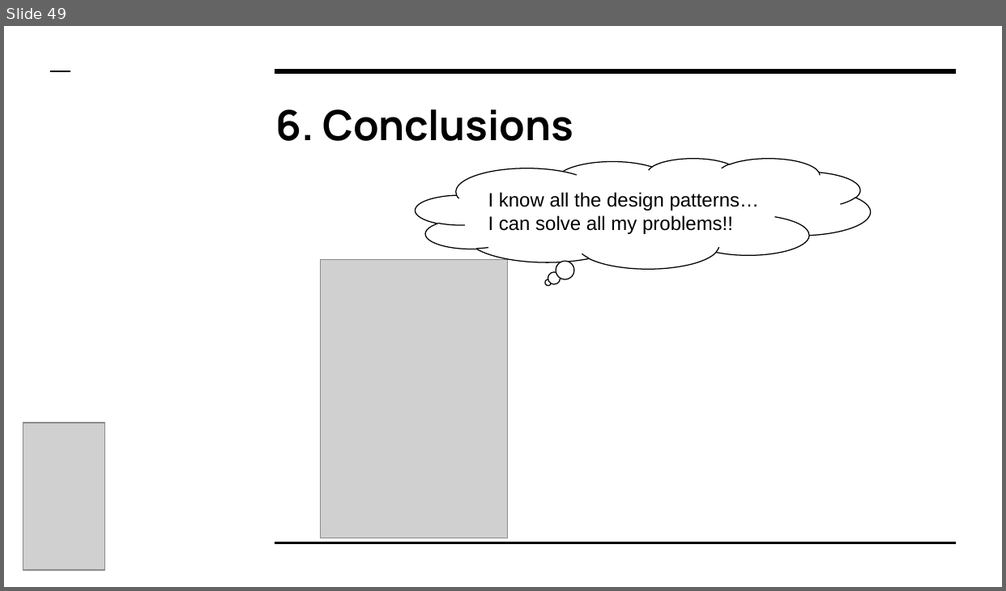
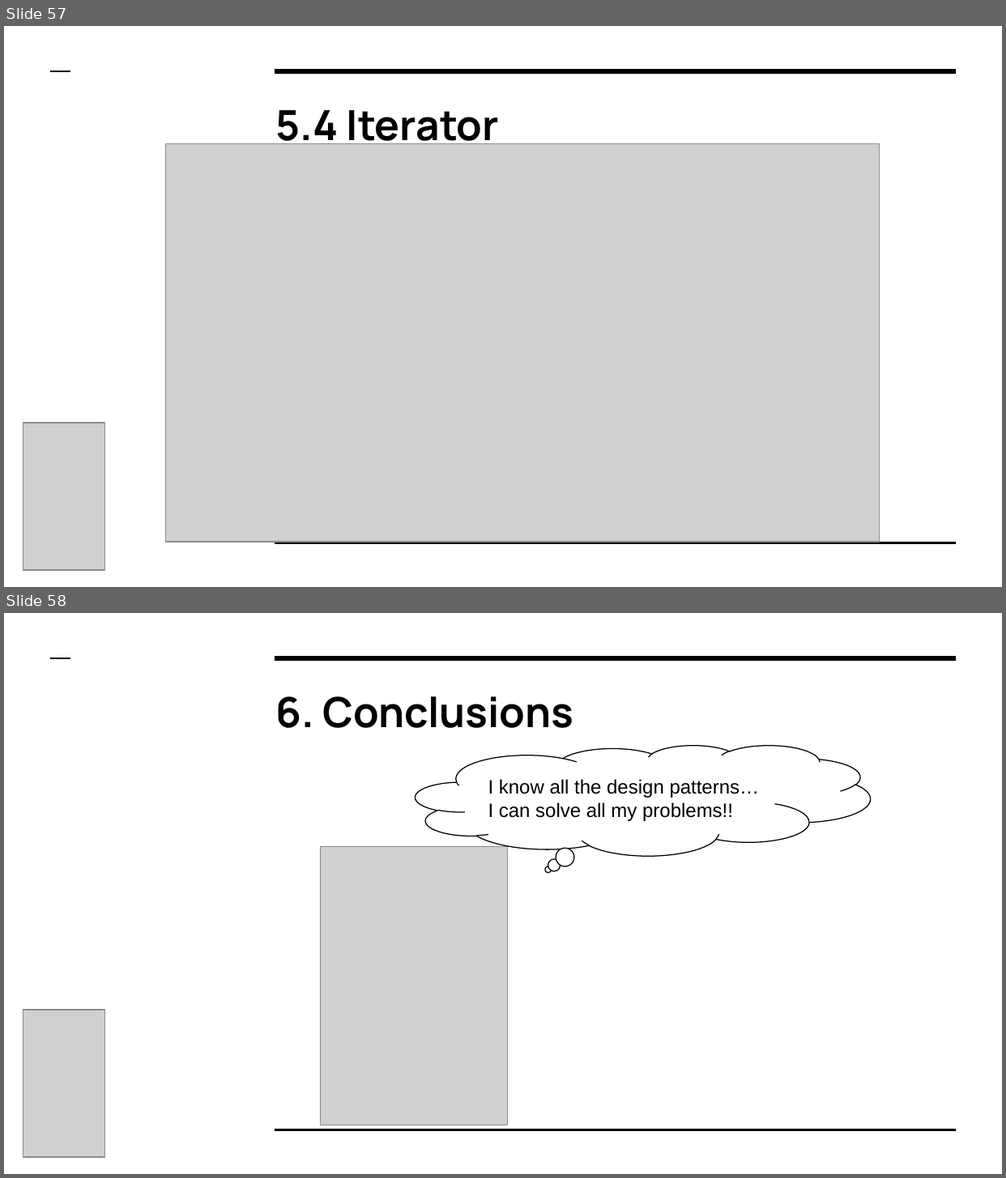
Before and after one commit to miguelbravo7/Exposicion_DP, a slide deck: Presentacion.pptx. Shown one above the other, each under a label of ours: slide 49 before the commit, slides 57 and 58 after it. The pictures are 1006x591 and 1006x1178 pixels, drawn with LibreOffice and Linux fonts; fonts in the diff are those of the drawing; grey boxes stand for pictures. Boxes give left, top, right and bottom in pixels: in the first picture for what was removed or moved away, otherwise in the second. Text is boxed around its words. In the diff, an @@ line names an element or a change of style, - is before the commit and + after.

```diff
--- a/Presentacion.pptx
+++ b/Presentacion.pptx
@@ slide 57 added at box(4, 26, 1002, 587), background #FFFFFF; not listed: 3 template elements that a slide beside it also shows @@
@@ title added at box(276, 110, 499, 152), 30 pt, text #000000, bold @@
+5.4 Iterator
@@ picture added at box(166, 143, 879, 542) @@
@@ picture added at box(23, 423, 104, 571) @@
@@ what was slide 49 is now slide 58 @@
```
Also in this commit, not shown: 6 slides changed, 8 other slides added.
